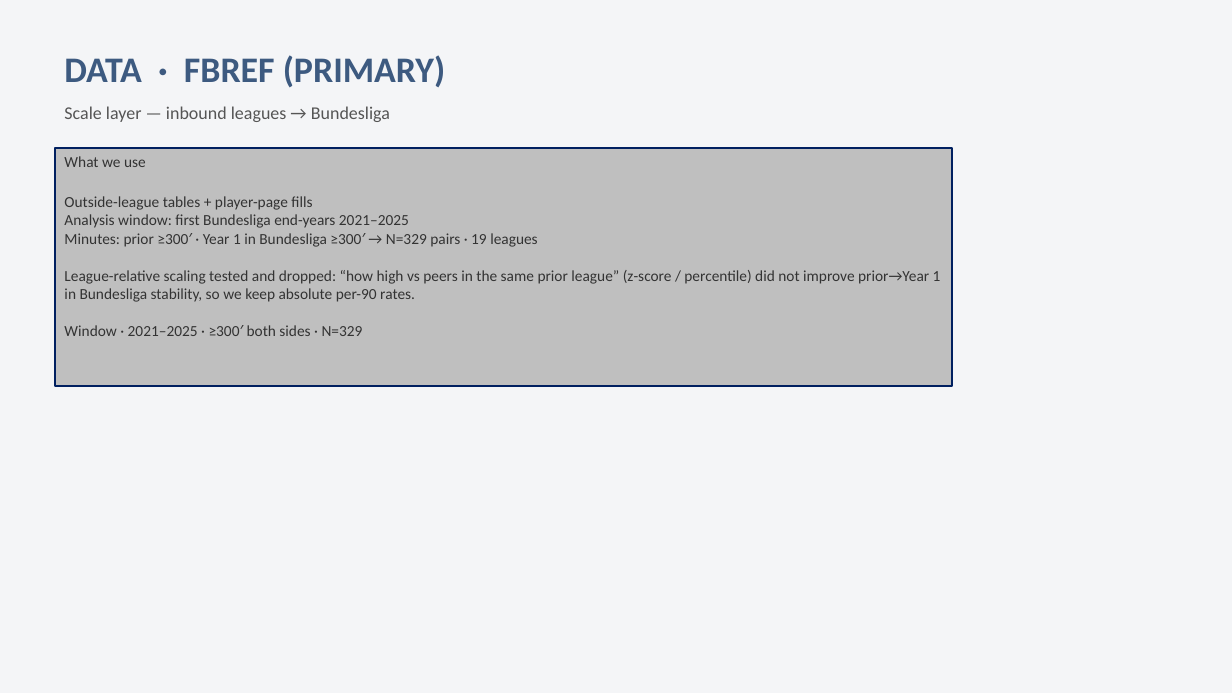
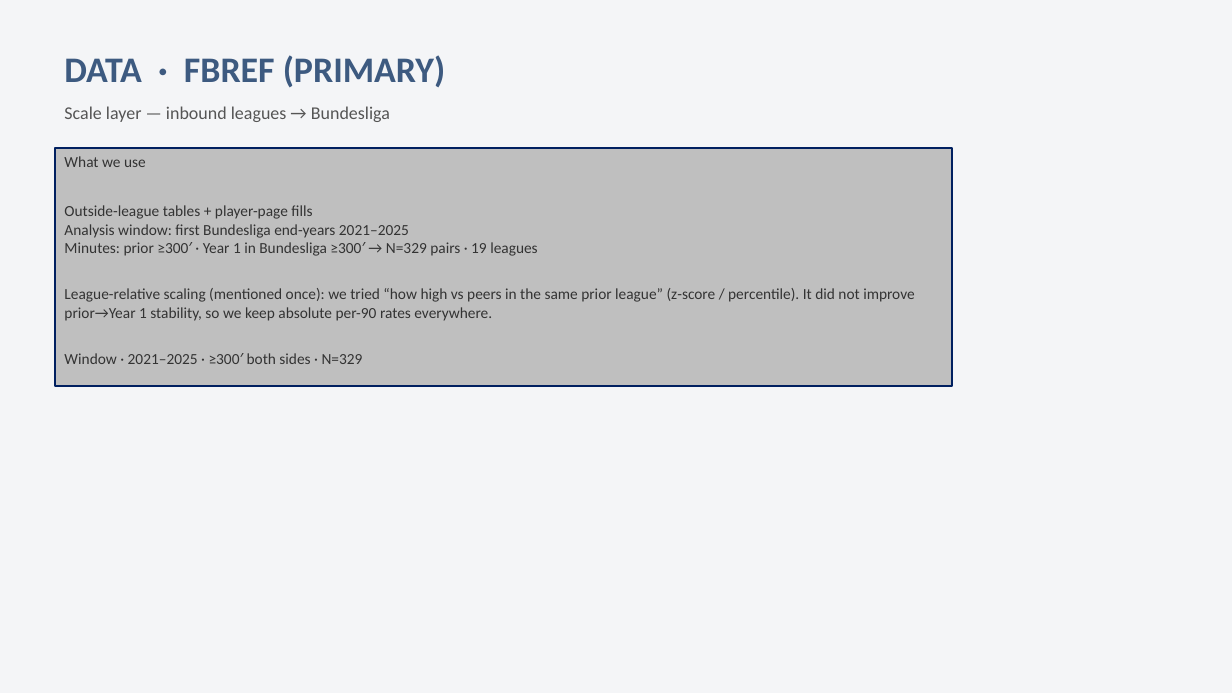
Before and after one commit to colbymorris08/bundesliga-transfer-traits, a slide deck: slide 5 of bundesliga_transfer_traits.pptx. Drawn at 1232x693 pixels with LibreOffice and Linux fonts; fonts in the diff are those of the drawing. Boxes give left, top, right and bottom in pixels: in the first picture for what was removed or moved away, otherwise in the second. Text is boxed around its words. In the diff, an @@ line names an element or a change of style, - is before the commit and + after.

```diff
--- a/bundesliga_transfer_traits.pptx
+++ b/bundesliga_transfer_traits.pptx
@@ text in rectangle at [64, 288, 915, 321]: text changed @@
-League-relative scaling tested and dropped: “how high vs peers in the same prior league” (z-score / percentile) did not improve prior→Year 1 in Bundesliga stability, so we keep absolute per-90 rates.
+League-relative scaling (mentioned once): we tried “how high vs peers in the same prior league” (z-score / percentile). It did not improve prior→Year 1 stability, so we keep absolute per-90 rates everywhere.
```
Also in this commit, not shown: 12 other slides changed.
